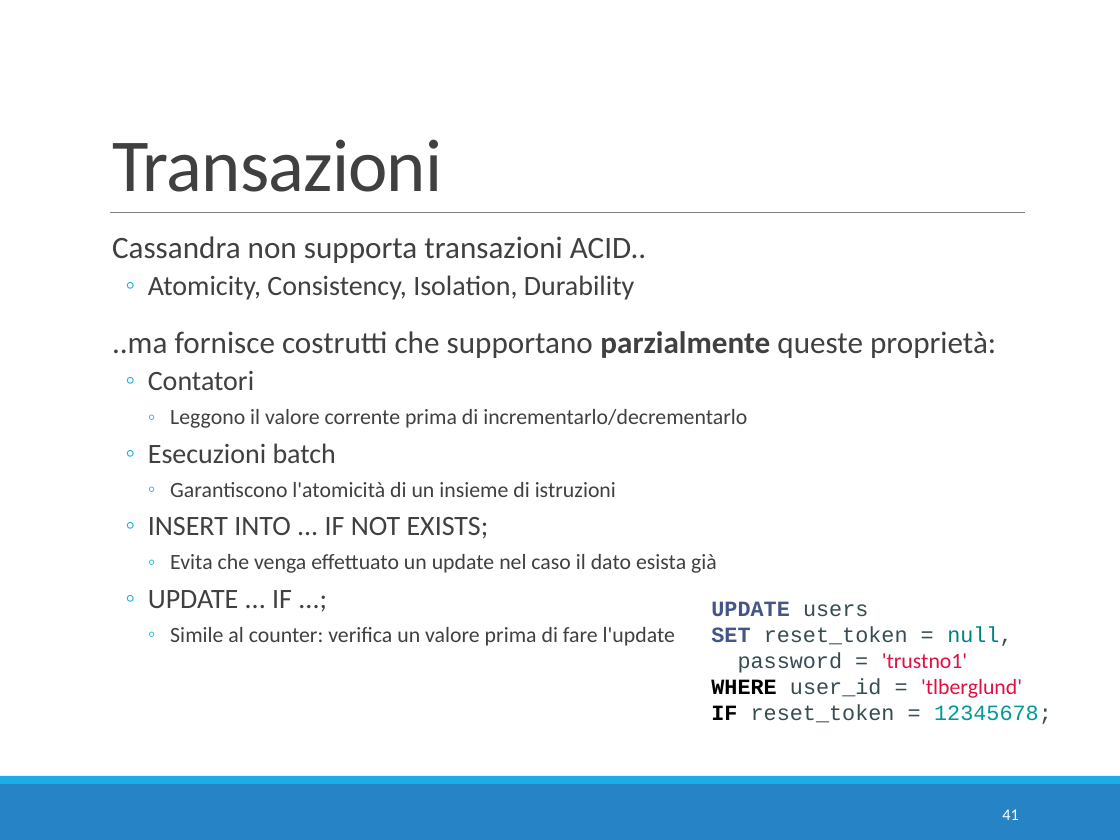
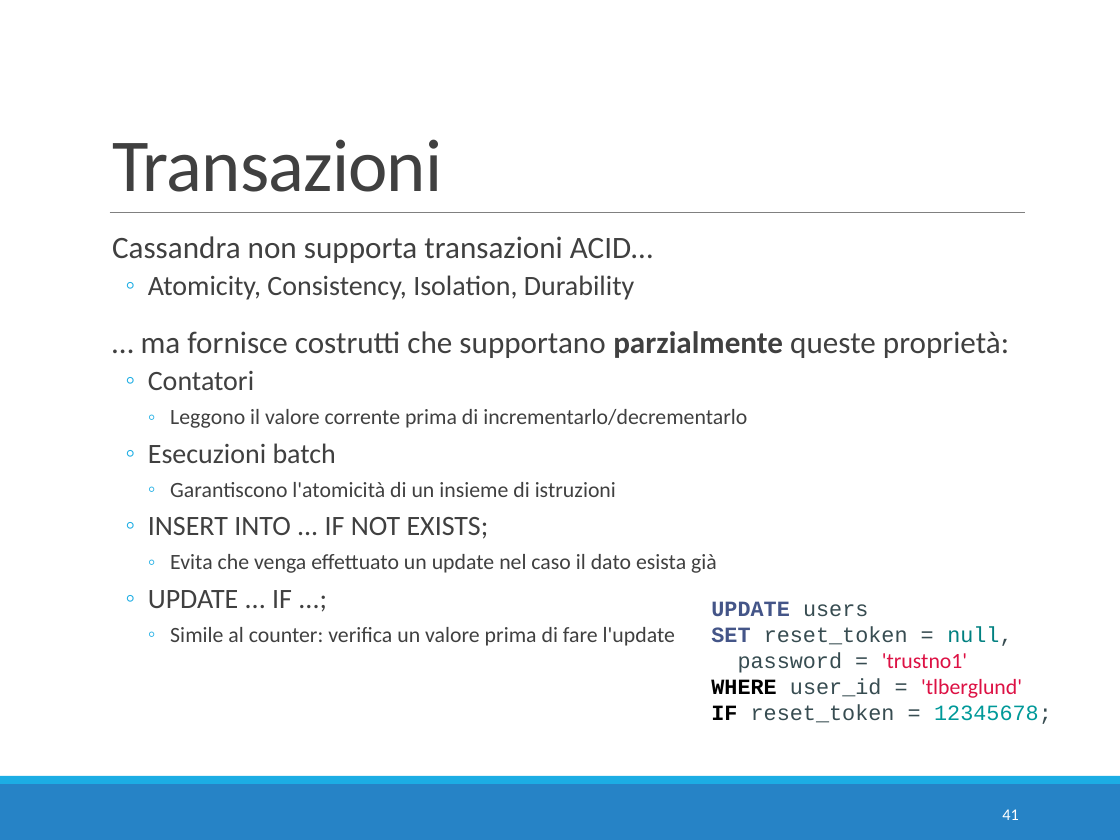
Before and after one commit to w4bo/teaching-nosql, a slide deck: slide 41 of slides/03 - E3 - Cassandra Modellazione.pptx. Drawn at 1120x840 pixels with LibreOffice and Linux fonts; fonts in the diff are those of the drawing. Boxes give left, top, right and bottom in pixels: in the first picture for what was removed or moved away, otherwise in the second. Text is boxed around its words. In the diff, an @@ line names an element or a change of style, - is before the commit and + after.

```diff
--- a/slides/03 - E3 - Cassandra Modellazione.pptx
+++ b/slides/03 - E3 - Cassandra Modellazione.pptx
@@ text at [112,236,653,263]: text changed @@
-  Cassandra non supporta transazioni ACID..
+  Cassandra non supporta transazioni ACID…
@@ text at [141,331,1009,358]: text changed @@
-  ..ma fornisce costrutti che supportano parzialmente queste proprietà:
+  … ma fornisce costrutti che supportano parzialmente queste proprietà:
```
Also in this commit, not shown: 3 other slides changed, 2 other files.
